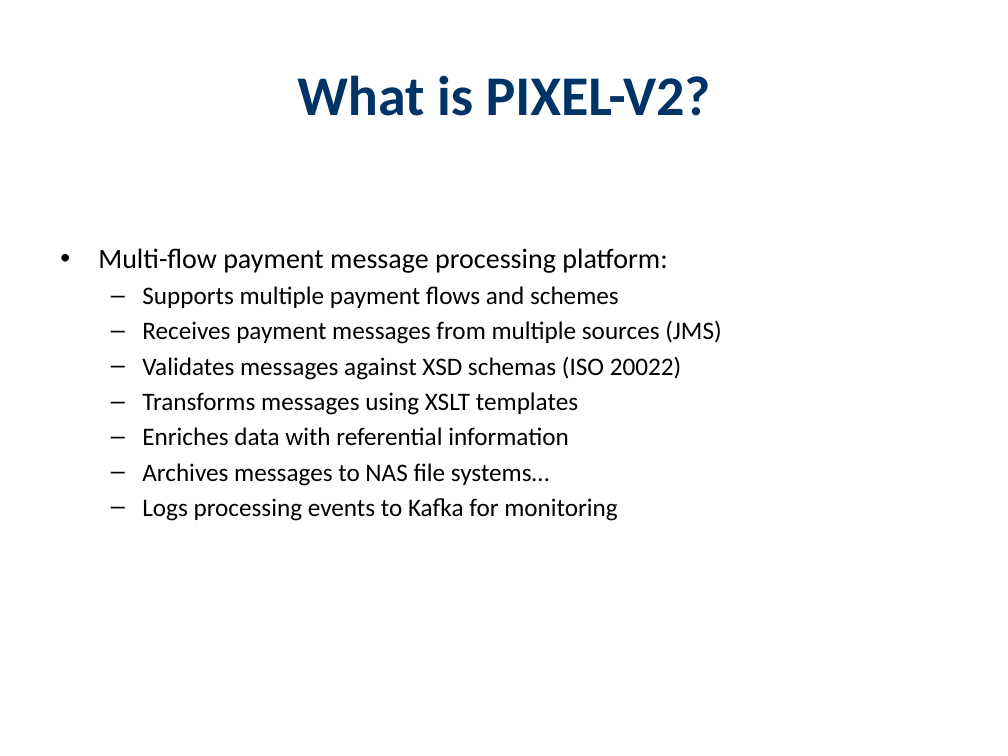
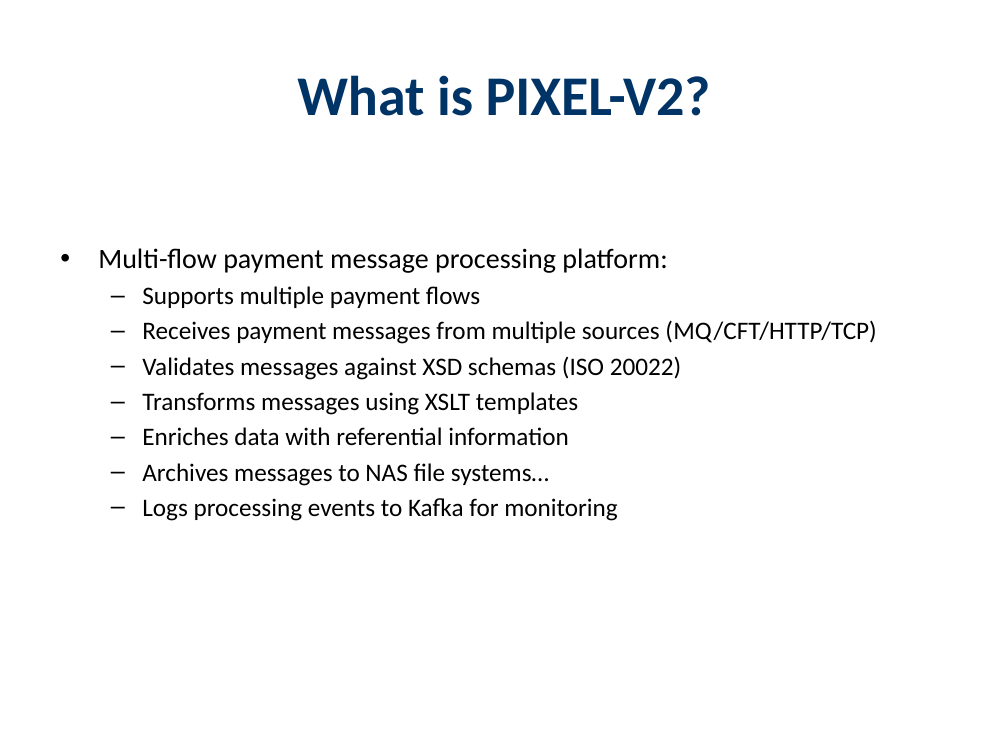
Before and after one commit to nasreddine1985/pixel-v2, a slide deck: slide 3 of PIXEL-V2-Presentation.pptx. Drawn at 1008x756 pixels with LibreOffice and Linux fonts; fonts in the diff are those of the drawing. Boxes give left, top, right and bottom in pixels: in the first picture for what was removed or moved away, otherwise in the second. Text is boxed around its words. In the diff, an @@ line names an element or a change of style, - is before the commit and + after.

```diff
--- a/PIXEL-V2-Presentation.pptx
+++ b/PIXEL-V2-Presentation.pptx
@@ text at [142,286,877,344]: text changed @@
-  – Supports multiple payment flows and schemes
-  – Receives payment messages from multiple sources (JMS)
+  – Supports multiple payment flows
+  – Receives payment messages from multiple sources (MQ/CFT/HTTP/TCP)
```
Also in this commit, not shown: 25 other files.
